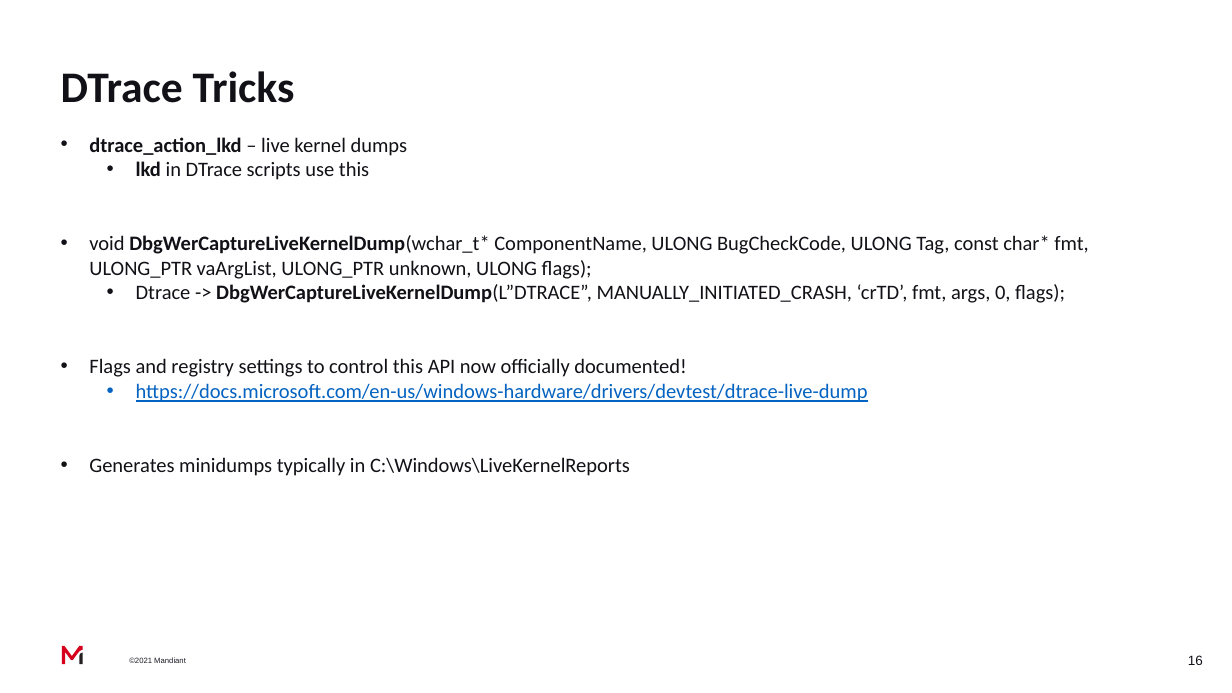
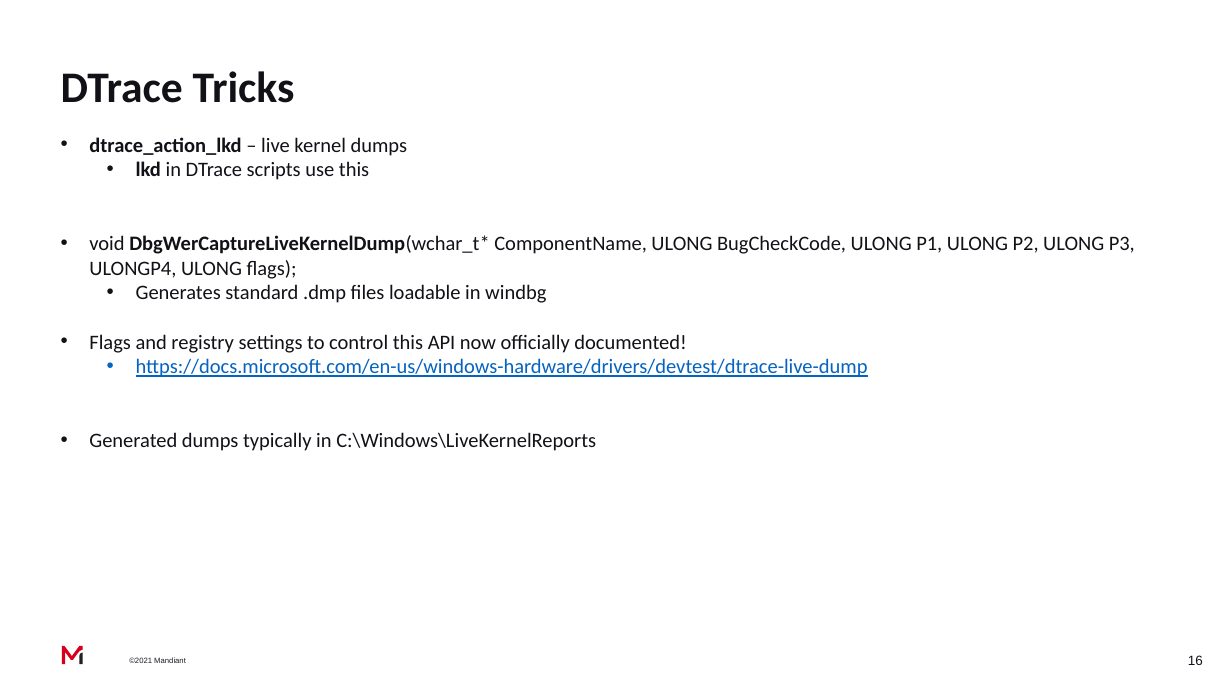
Before and after one commit to mandiant/STrace, a slide deck: slide 16 of blog/STrace_DEFCON.pptx. Drawn at 1232x693 pixels with LibreOffice and Linux fonts; fonts in the diff are those of the drawing; background and template pictures are left out. Boxes give left, top, right and bottom in pixels: in the first picture for what was removed or moved away, otherwise in the second. Text is boxed around its words. In the diff, an @@ line names an element or a change of style, - is before the commit and + after.

```diff
--- a/blog/STrace_DEFCON.pptx
+++ b/blog/STrace_DEFCON.pptx
@@ text at [89,235,1135,303]: text changed @@
-• void DbgWerCaptureLiveKernelDump(wchar_t* ComponentName, ULONG BugCheckCode, ULONG Tag, const char* fmt, ULONG_PTR vaArgList, ULONG_PTR unknown, ULONG flags);
-  • Dtrace -> DbgWerCaptureLiveKernelDump(L”DTRACE”, MANUALLY_INITIATED_CRASH, ‘crTD’, fmt, args, 0, flags);
+• void DbgWerCaptureLiveKernelDump(wchar_t* ComponentName, ULONG BugCheckCode, ULONG P1, ULONG P2, ULONG P3, ULONGP4, ULONG flags);
+  • Generates standard .dmp files loadable in windbg
@@ text at [89,432,596,451]: text changed @@
-• Generates minidumps typically in C:\Windows\LiveKernelReports
+• Generated dumps typically in C:\Windows\LiveKernelReports
```
Also in this commit, not shown: 4 other slides changed, 5 slides added, 7 other files.
